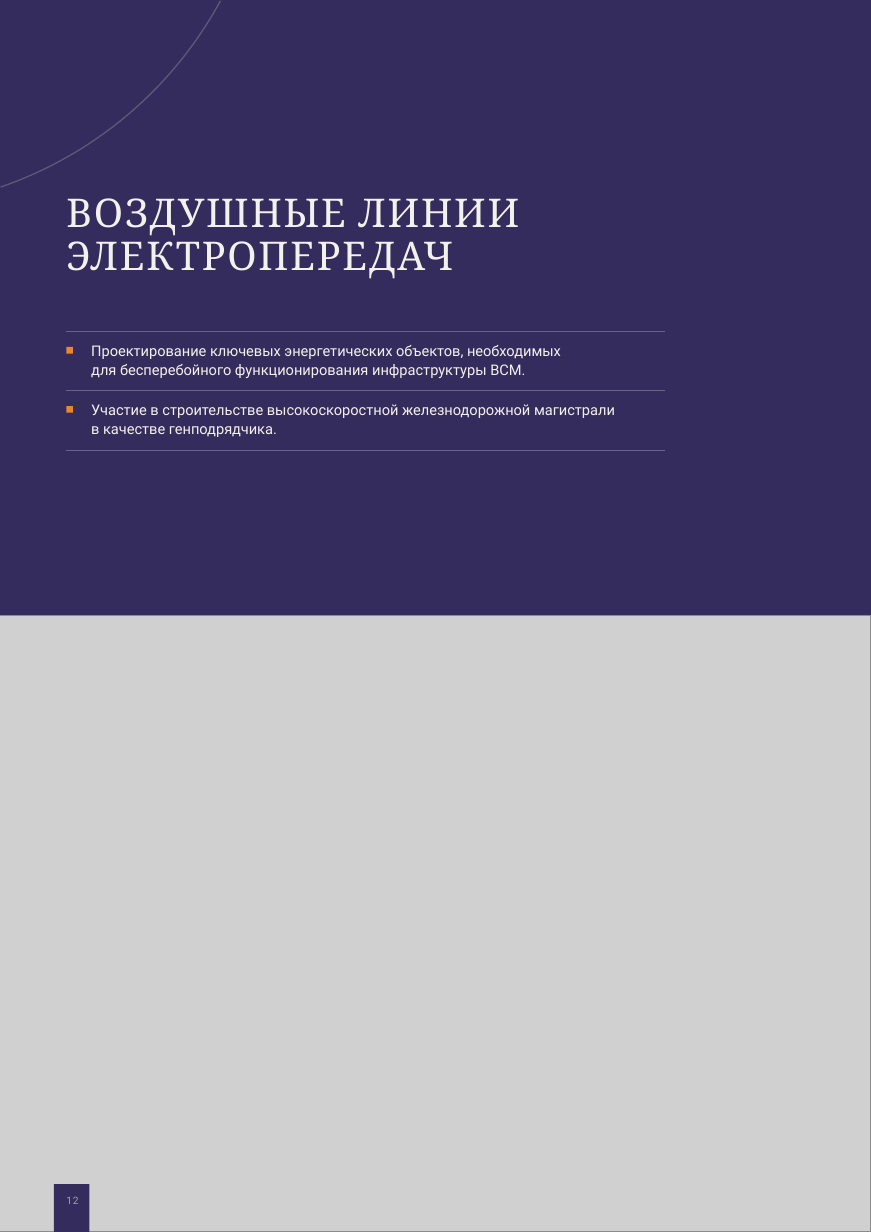
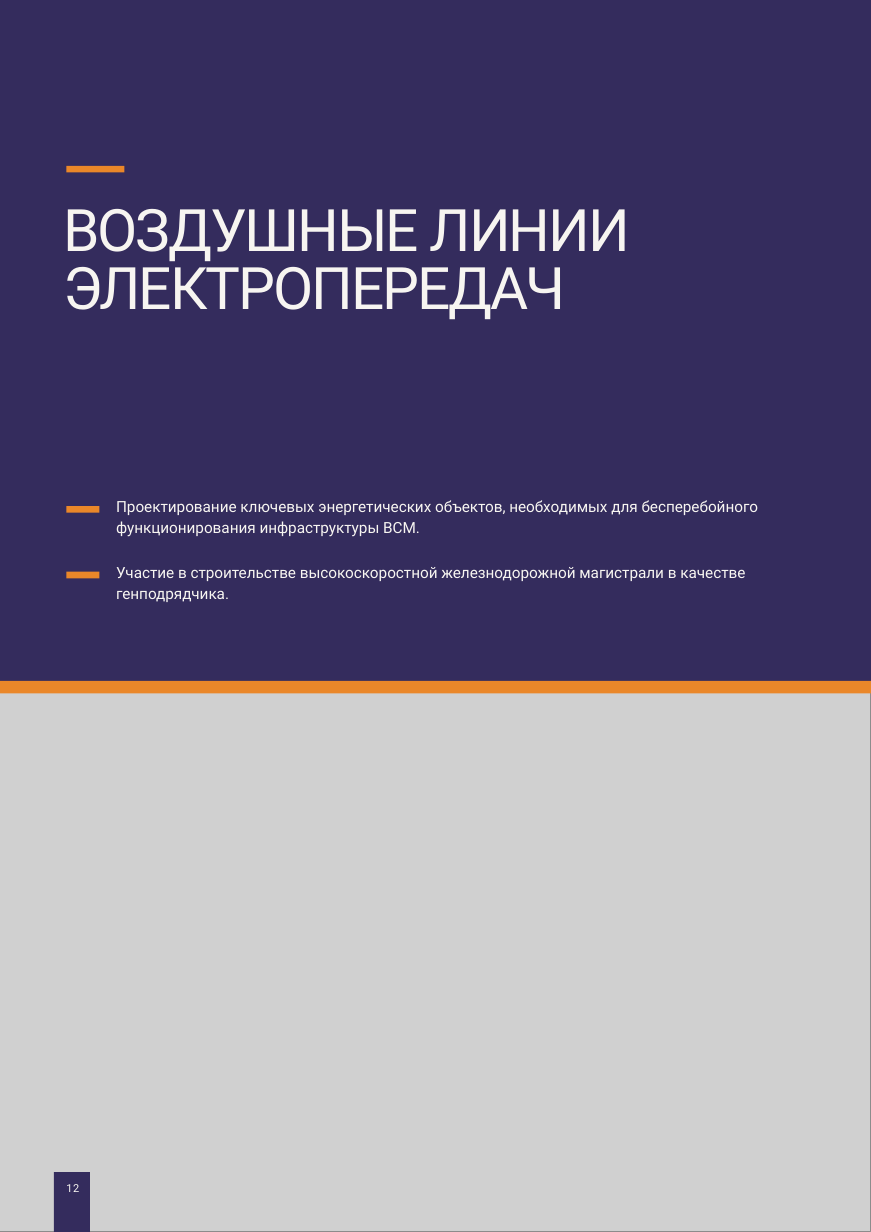
Before and after one commit to dkaratsapov-web/energo, a slide deck: slide 12 of presentation-project/12_catalog-premium/presentation.pptx. Drawn at 871x1232 pixels with LibreOffice and Linux fonts; fonts in the diff are those of the drawing; grey boxes stand for pictures. Boxes give left, top, right and bottom in pixels: in the first picture for what was removed or moved away, otherwise in the second. Text is boxed around its words. In the diff, an @@ line names an element or a change of style, - is before the commit and + after.

```diff
--- a/presentation-project/12_catalog-premium/presentation.pptx
+++ b/presentation-project/12_catalog-premium/presentation.pptx
@@ freeform shape removed at [1, 1, 221, 187] @@
@@ rectangle added at [66, 165, 124, 172], fill #EA8729 @@
@@ text "ВОЗДУШНЫЕ ЛИНИИ": place and size @@
-text "ВОЗДУШНЫЕ ЛИНИИ" at [66, 198, 519, 279]
+text "ВОЗДУШНЫЕ ЛИНИИ" at [63, 209, 630, 320]
@@ text "ВОЗДУШНЫЕ ЛИНИИ" at [63, 209, 630, 320]: size 27 to 40 pt, font Cambria to Roboto, text colour #F3F1EC to #F7F5F1, letter spacing 1.2 to -1.4 pt; line spacing 29.2pt to 39.2pt @@
@@ line removed from (66, 332) to (665, 332) @@
@@ line removed from (66, 391) to (665, 391) @@
@@ line removed from (66, 450) to (665, 450) @@
@@ rectangle: place and size @@
-rectangle at [66, 347, 73, 353]
+rectangle at [66, 506, 99, 512]
@@ text at [116, 500, 758, 537]: text changed; size 10 to 10.5 pt; text colour #F3F1EC to #F7F5F1 @@
-Проектирование ключевых энергетических объектов, необходимых
-для бесперебойного функционирования инфраструктуры ВСМ.
+Проектирование ключевых энергетических объектов, необходимых для бесперебойного
+функционирования инфраструктуры ВСМ.
@@ text at [116, 567, 745, 602]: text changed; size 10 to 10.5 pt; text colour #F3F1EC to #F7F5F1 @@
-Участие в строительстве высокоскоростной железнодорожной магистрали
-в качестве генподрядчика.
+Участие в строительстве высокоскоростной железнодорожной магистрали в качестве
+генподрядчика.
@@ rectangle: place and size @@
-rectangle at [66, 407, 73, 413]
+rectangle at [66, 572, 99, 578]
@@ picture: place and size @@
-picture at [0, 616, 871, 1232]
+picture at [0, 687, 871, 1231]
@@ rectangle added at [0, 680, 871, 693], fill #EA8729 @@
@@ rectangle: place and size @@
-rectangle at [54, 1184, 90, 1231]
+rectangle at [54, 1172, 90, 1232]
@@ text "12": place and size @@
-text "12" at [66, 1197, 78, 1204]
+text "12" at [66, 1184, 79, 1192]
@@ text "12" at [66, 1184, 79, 1192]: size 7 to 7.5 pt, text colour #A39EB0 to #F7F5F1, letter spacing 0.6 to 0.5 pt; line spacing 8.8pt to 7.5pt @@
```
Also in this commit, not shown: 31 other slides changed, 15 other files.
